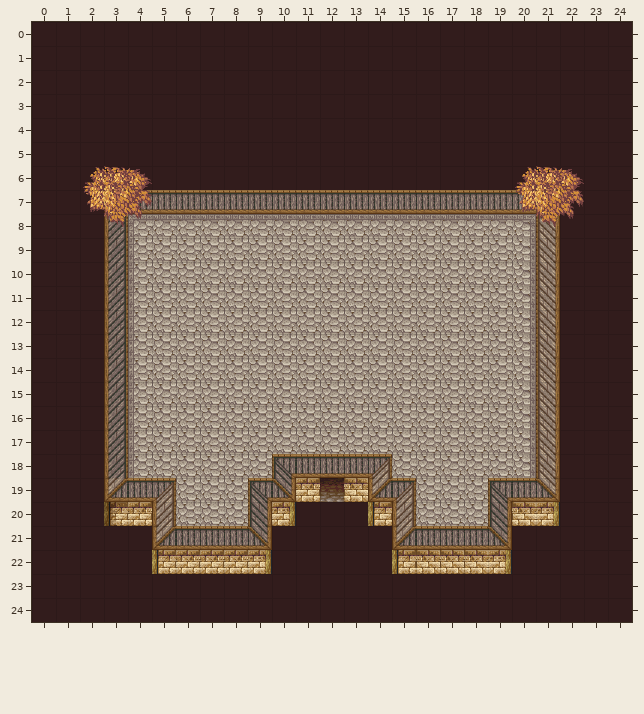
Two versions of a level (Tiled map (JSON), client/assets/maps/inside.json). Above, as it was before the edit.
Cells are 32x32 px. Shown: x 0..24, y 0..24.
Now the later version:
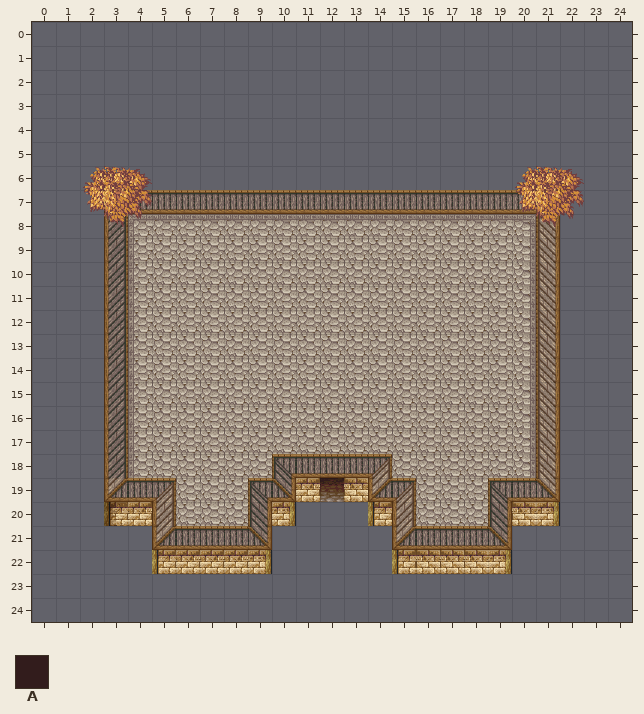
Key: from "inside-tileset": A 326.
_ is an empty cell.
From old to new:
{"where": "layer \"Base\""}
{"y":0,"x":0,"old":"AAAAAAAAAAAAAAAAAAAAAAAAA","new":"_________________________"}
{"y":1,"x":0,"old":"AAAAAAAAAAAAAAAAAAAAAAAAA","new":"_________________________"}
{"y":2,"x":0,"old":"AAAAAAAAAAAAAAAAAAAAAAAAA","new":"_________________________"}
{"y":3,"x":0,"old":"AAAAAAAAAAAAAAAAAAAAAAAAA","new":"_________________________"}
{"y":4,"x":0,"old":"AAAAAAAAAAAAAAAAAAAAAAAAA","new":"_________________________"}
{"y":5,"x":0,"old":"AAAAAAAAAAAAAAAAAAAAAAAAA","new":"_________________________"}
{"y":6,"x":0,"old":"AAAAAAAAAAAAAAAAAAAAAAAAA","new":"_________________________"}
{"y":7,"x":0,"old":"AAA","new":"___"}
{"y":7,"x":22,"old":"AAA","new":"___"}
{"y":8,"x":0,"old":"AAA","new":"___"}
{"y":8,"x":22,"old":"AAA","new":"___"}
{"y":9,"x":0,"old":"AAA","new":"___"}
{"y":9,"x":22,"old":"AAA","new":"___"}
{"y":10,"x":0,"old":"AAA","new":"___"}
{"y":10,"x":22,"old":"AAA","new":"___"}
{"y":11,"x":0,"old":"AAA","new":"___"}
{"y":11,"x":22,"old":"AAA","new":"___"}
{"y":12,"x":0,"old":"AAA","new":"___"}
{"y":12,"x":22,"old":"AAA","new":"___"}
{"y":13,"x":0,"old":"AAA","new":"___"}
{"y":13,"x":22,"old":"AAA","new":"___"}
{"y":14,"x":0,"old":"AAA","new":"___"}
{"y":14,"x":22,"old":"AAA","new":"___"}
{"y":15,"x":0,"old":"AAA","new":"___"}
{"y":15,"x":22,"old":"AAA","new":"___"}
{"y":16,"x":0,"old":"AAA","new":"___"}
{"y":16,"x":22,"old":"AAA","new":"___"}
{"y":17,"x":0,"old":"AAA","new":"___"}
{"y":17,"x":22,"old":"AAA","new":"___"}
{"y":18,"x":0,"old":"AAA","new":"___"}
{"y":18,"x":22,"old":"AAA","new":"___"}
{"y":19,"x":0,"old":"AAA","new":"___"}
{"y":19,"x":22,"old":"AAA","new":"___"}
{"y":20,"x":0,"old":"AAA","new":"___"}
{"y":20,"x":11,"old":"AAA","new":"___"}
{"y":20,"x":22,"old":"AAA","new":"___"}
{"y":21,"x":0,"old":"AAAAA","new":"_____"}
{"y":21,"x":10,"old":"AAAAA","new":"_____"}
{"y":21,"x":20,"old":"AAAAA","new":"_____"}
{"y":22,"x":0,"old":"AAAAA","new":"_____"}
{"y":22,"x":10,"old":"AAAAA","new":"_____"}
{"y":22,"x":20,"old":"AAAAA","new":"_____"}
{"y":23,"x":0,"old":"AAAAAAAAAAAAAAAAAAAAAAAAA","new":"_________________________"}
{"y":24,"x":0,"old":"AAAAAAAAAAAAAAAAAAAAAAAAA","new":"_________________________"}
{"label":"removed","picture_box":[32,22,632,622]}
